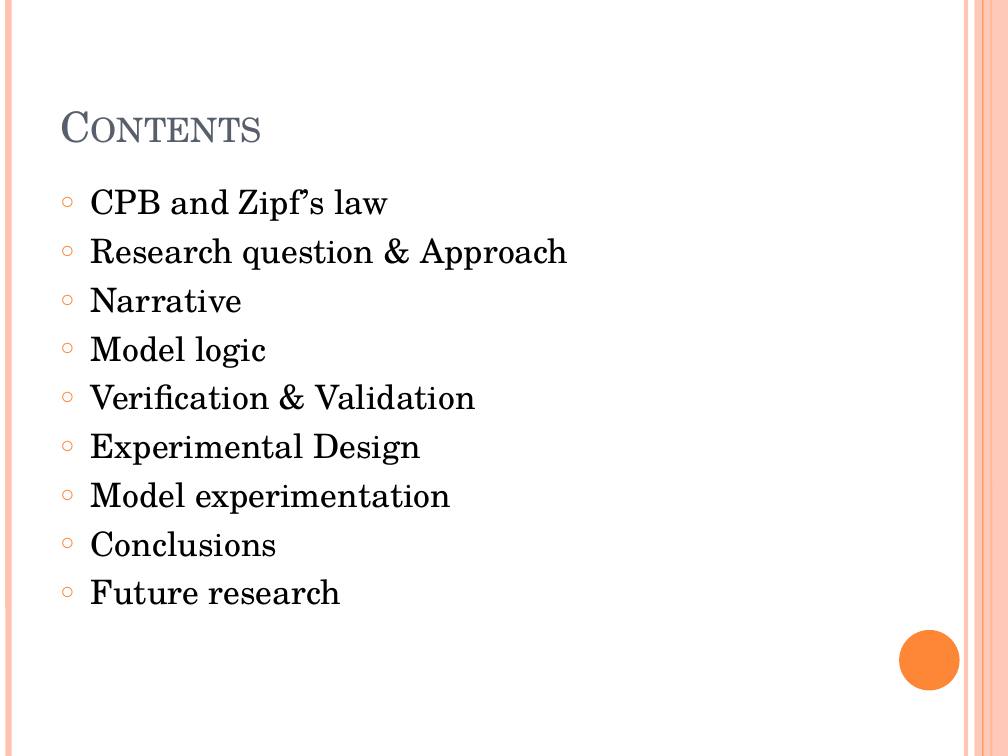
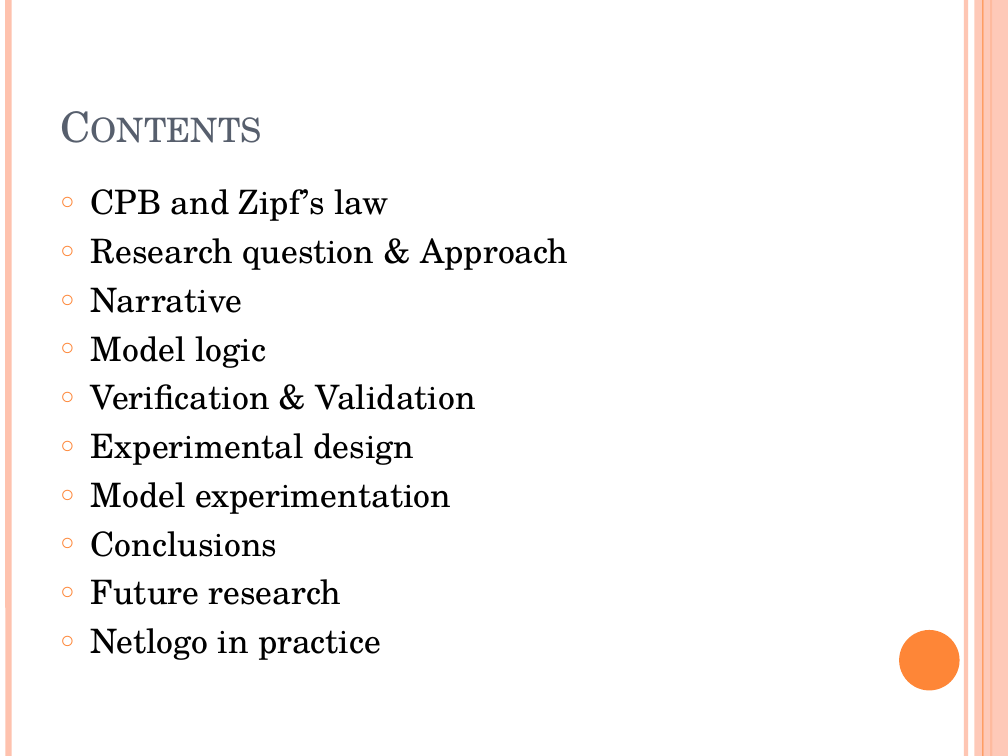
Before and after one commit to MBrouns/Zipfs-Law-and-city-development, a slide deck: slide 2 of docs/Presentation version 2.pptx. Drawn at 1008x756 pixels with LibreOffice and Linux fonts; fonts in the diff are those of the drawing. Boxes give left, top, right and bottom in pixels: in the first picture for what was removed or moved away, otherwise in the second. Text is boxed around its words. In the diff, an @@ line names an element or a change of style, - is before the commit and + after.

```diff
--- a/docs/Presentation version 2.pptx
+++ b/docs/Presentation version 2.pptx
@@ text at (x1=91, y1=433, x2=414, y2=465): text changed @@
-○ Experimental Design
+○ Experimental design
@@ text at (x1=91, y1=628, x2=381, y2=660): paragraph added @@
+○ Netlogo in practice
```
Also in this commit, not shown: 13 other slides changed, 2 slides added, 1 slide removed, 1 other file.
